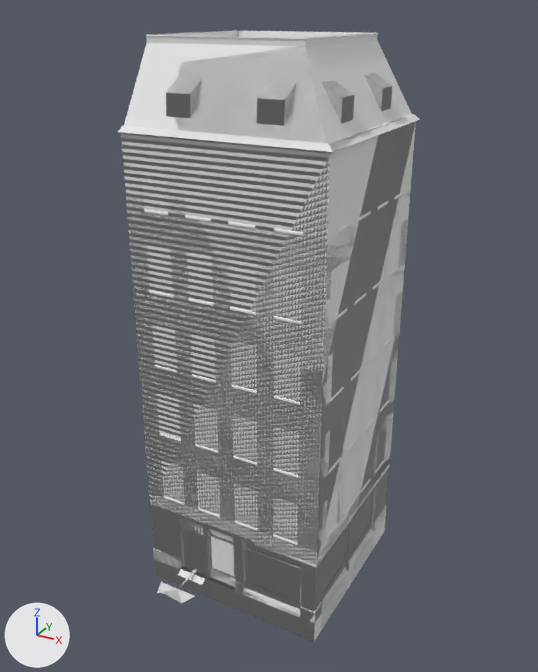
One commit to the Blender file rnc_source_files/Apartments/Variant2/Cube9/rnc_apt_v2_c9_c1_f6.blend: the scene before it, then after it.
One viewpoint serves both versions: a camera (50 mm lens) standing at (19.7, -23.8, 25.7) and looking at (4.7, 3.5, 12.1). The lights are fixed; the arrows at lower left show +X, +Y and +Z.

Names of what the first picture shows: 'Frame_1', 'Frame_FireGeometry', 'Roof_1', 'Roof_Geometry', 'Roof_Roadway', 'Upper-Floor_1', 'Upper-Floor_FireGeometry', 'Window_1', 'Window_FireGeometry'.
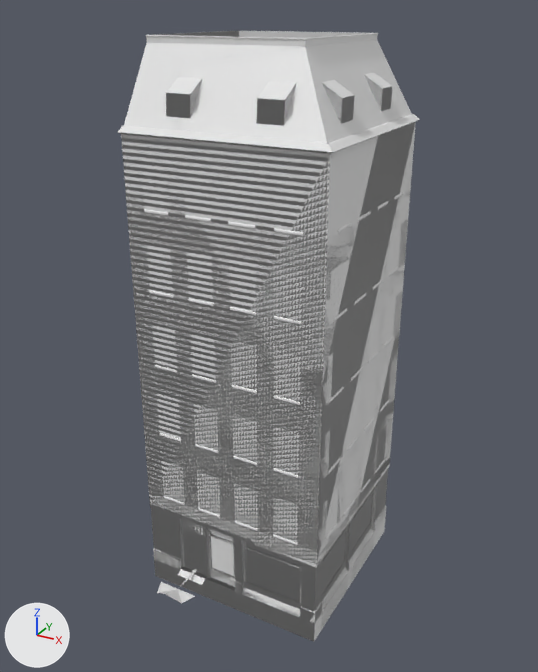
What differs and where, as boxes (x1, y1, x2, y2) in the pictures (538 x 672 px):
'Roof_Geometry', moved (not visible afterwards): before (118, 31, 416, 154)
'Roof_GeometryPhys', moved (not visible before): after (118, 31, 419, 154)
part 1 of me_plane, added: after (121, 46, 413, 152)
part 2 of me_plane, added: after (258, 80, 354, 100)
part 3 of me_plane, added: after (364, 73, 392, 88)
part 4 of me_plane, added: after (166, 77, 202, 94)

The change in detail:
Material 'Concrete Surface.001' (mat_concrete_surface_001) is new.
Its base color is (0.8, 0.8, 0.8) (white #e7e7e7).
me_plane is used by ob_roof_roadway; location (5.95, 7.9, 24.5).
me_plane had 12 vertices, 6 faces and spanned x -5.95..1.09, y -5.95..1.1, z 0.01..0.3.
me_plane no longer uses material mat_concrete_surface (white #e7e7e7).
me_plane now has 42 vertices, 30 faces and spans x -5.95..3.3, y -8.15..1.1, z -3.2..0.3.
me_plane part 1: a new loose piece of 14 vertices spanning x -5.95..3.3, y -8.15..1.1, z -3.2..0.01, in mat_concrete_surface_001 (white #e7e7e7).
me_plane part 2: 8 vertices added at x 0.0..2.64, y -7.49..-4.88, z -1.67..-1.17.
me_plane part 3: 4 vertices added at x 1.81..2.64, y -2.0..-0.88, z -1.67..-1.17.
me_plane part 4: 4 vertices added at x -4.0..-2.88, y -7.49..-6.66, z -1.67..-1.17.
me_plane now uses material mat_concrete_surface_001 (white #e7e7e7).
Object 'Roof_Geometry' (ob_roof_geometry) moves from (0.05, 0.1, 21.25) to (0.05, 0.1, 21.24).
Object 'Roof_GeometryPhys' (ob_roof_geometryphys) moves from (0.05, 0.1, 21.25) to (0.05, 0.1, 21.24).
